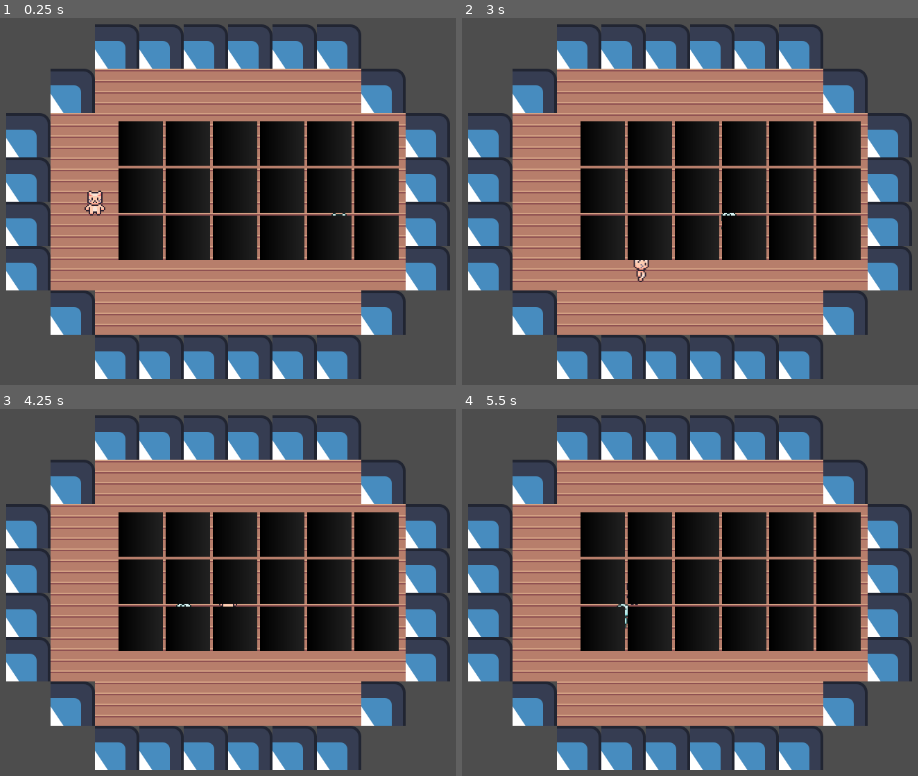
Above: before the commit, frames 1-4 (two rows, left to right).
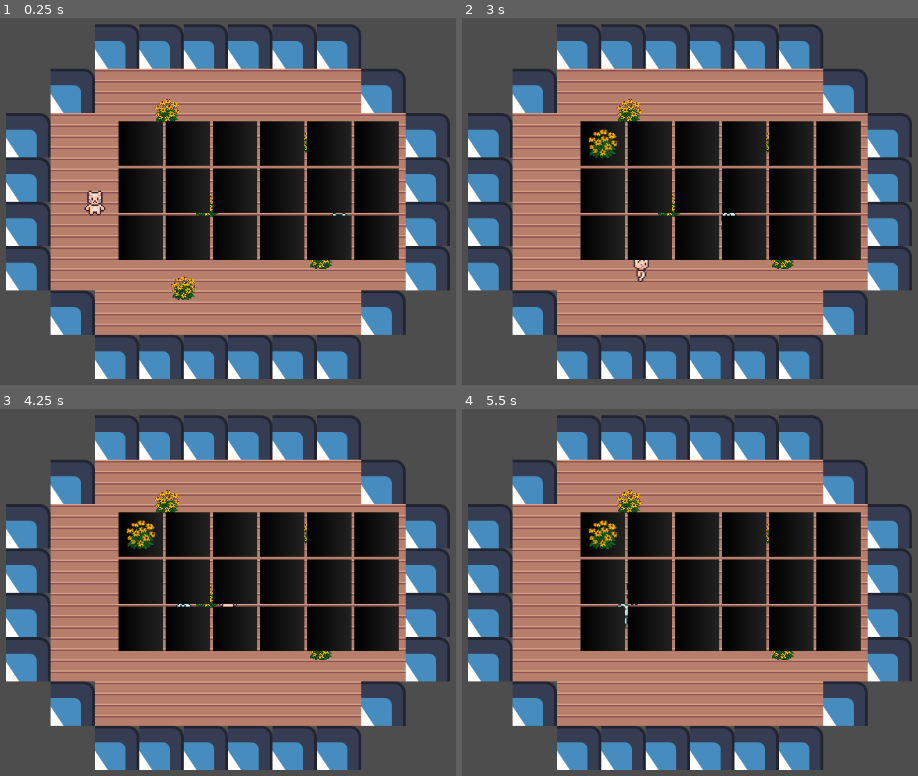
Above: after the commit, the same moments.

Repository: imp-tea/mulberry
Game: Godot game, scene res://world.tscn
Same seed, same stepped clock (60 frames per second), same inputs: the game is played once before the commit and once after it. The engine's default icon, where the game draws it, is replaced by a stand-in: a white triangle on a blue panel in a dark square.
Inputs (mouse positions are in pixels of both pictures, inside the frame that each line leads up to):
- Up to frame 1 (0.25 s): no input
- Up to frame 2 (3 s): click (603, 142) at 0.52 s; tap Enter at 1.25 s; move the mouse to (908, 183) at 1.27 s; hold D (right) 1.28-2.03 s; click (908, 183) at 1.42 s; tap Space at 2 s; move the mouse to (576, 227) at 2.02 s; hold S (down) 2.03-2.78 s; click (576, 227) at 2.17 s; move the mouse to (813, 106) at 2.77 s; hold D (right) from 2.78 s (still down); click (813, 106) at 2.92 s
- Up to frame 3 (4.25 s): move the mouse to (232, 684) at 3.52 s; release D (right) at 3.53 s; hold W (up) from 3.53 s (still down); click (232, 684) at 3.67 s
- Up to frame 4 (5.5 s): tap Enter at 4.25 s; move the mouse to (outside the picture) at 4.27 s; release W (up) at 4.28 s; hold A (left) from 4.28 s (still down); click (outside the picture) at 4.42 s; tap Space at 5 s; move the mouse to (493, 526) at 5.02 s; click (493, 526) at 5.17 s

The runs differ from the first frame. In frame 1, 0.7% of the frame differs, in the area x 33-73%, y 22-77%; in frame 2, 0.8%, in the area x 27-73%, y 22-69%; in frame 3, 0.8%; in frame 4, 0.7%.

Commit message:
Fixed inventory bugs, added new inventory bugs

Diff:
--- a/Inventory/Inventory.gd
+++ b/Inventory/Inventory.gd
@@ -25,8 +25,8 @@
 		var slot = inventory_slot_scene.instantiate()
 		slots.append(slot)
 		inventory_grid.add_child(slot)
-		#slot.slot_input.connect(self._on_slot_input) # binding not necessary as
-		#slot.slot_hovered.connect(self._on_slot_hovered) # it does while emit() call
+		slot.slot_input.connect(self._on_slot_input) # binding not necessary as
+		slot.slot_hovered.connect(self._on_slot_hovered) # it does while emit() call
 	tooltip.visible = false
 
 
--- a/Inventory/Inventory.tscn
+++ b/Inventory/Inventory.tscn
@@ -30,9 +30,8 @@
 [node name="Tooltip" parent="." instance=ExtResource("2_orgsn")]
 visible = false
 layout_mode = 0
-offset_left = -19.829147
-offset_top = -42.596283
-offset_right = -19.829147
-offset_bottom = 21.403717
+offset_left = -129.3519
+offset_top = -136.33948
+offset_right = -129.3519
+offset_bottom = -72.33952
 mouse_filter = 2
-color = Color(0, 0, 0, 1)
--- a/Inventory/InventorySlot/InventoryItem/InventoryItem.tscn
+++ b/Inventory/InventorySlot/InventoryItem/InventoryItem.tscn
@@ -11,9 +11,9 @@
 sprite = NodePath("Sprite2D")
 label = NodePath("Label")
 
-[node name="Sprite2D" type="Sprite2D" parent="."]
-
 [node name="Label" type="Label" parent="."]
 layout_mode = 0
 offset_right = 40.0
 offset_bottom = 23.0
+
+[node name="Sprite2D" type="Sprite2D" parent="."]
--- a/Inventory/InventorySlot/InventorySlot.gd
+++ b/Inventory/InventorySlot/InventorySlot.gd
@@ -27,13 +27,15 @@
 
 # When slot is pressed
 func _on_texture_button_gui_input(event):
-	print("_on_texture_button_gui_input")
+
 	if event is InputEventMouseButton and event.pressed:
 		if event.button_index == MOUSE_BUTTON_LEFT:
+			print("left")
 			slot_input.emit(
 				self, InventorySlotAction.SELECT
 			)
 		elif event.button_index == MOUSE_BUTTON_RIGHT:
+			print("right")
 			slot_input.emit(
 				self, InventorySlotAction.SPLIT
 			)
@@ -91,9 +93,6 @@
 	item.free()
 	item = null
 	update_slot()
-
-
-
 
 # Removes item from slot and returns it.
 func select_item() -> InventoryItem:
--- a/Items/TestItem.tscn
+++ b/Items/TestItem.tscn
@@ -8,7 +8,7 @@
 
 [node name="TestItem" type="Area2D" groups=["items"]]
 script = ExtResource("1_2ugo5")
-item_name = "TestItem"
+item_name = "Brown Eyed Susans"
 icon = ExtResource("2_1jf17")
 is_stackable = true
 
--- a/world.tscn
+++ b/world.tscn
@@ -16,4 +16,16 @@
 position = Vector2(320, 320)
 
 [node name="TestItem" parent="." instance=ExtResource("4_aqk2v")]
-position = Vector2(535, 237)
+position = Vector2(424, 190)
+
+[node name="TestItem2" parent="." instance=ExtResource("4_aqk2v")]
+position = Vector2(448, 445)
+
+[node name="TestItem3" parent="." instance=ExtResource("4_aqk2v")]
+position = Vector2(635, 233)
+
+[node name="TestItem4" parent="." instance=ExtResource("4_aqk2v")]
+position = Vector2(646, 400)
+
+[node name="TestItem5" parent="." instance=ExtResource("4_aqk2v")]
+position = Vector2(482, 325)
